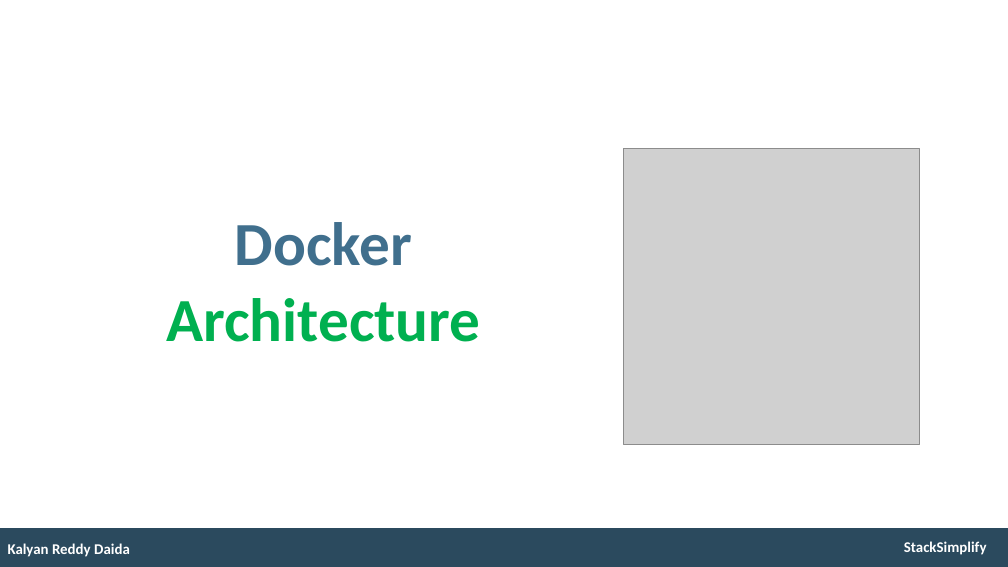
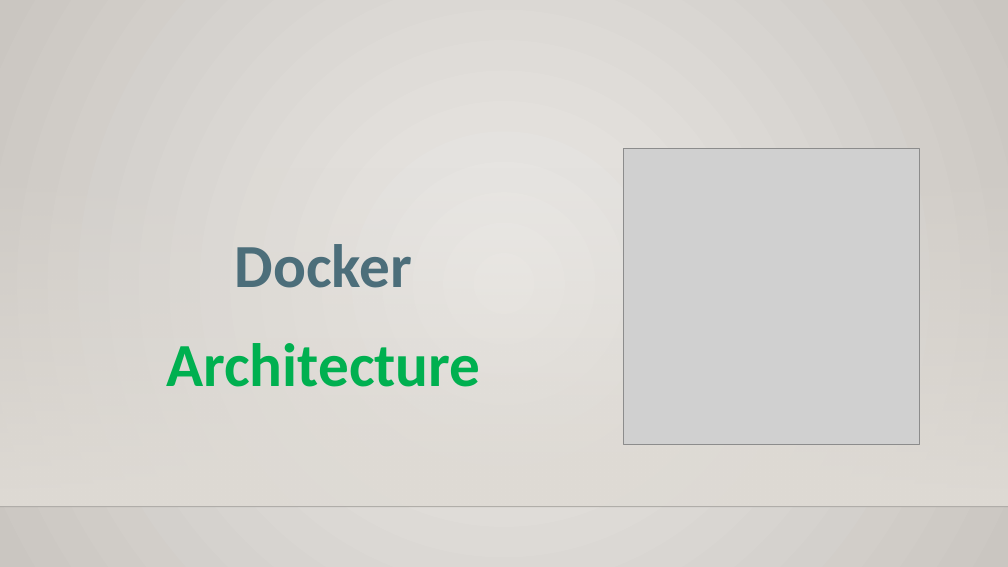
Before and after one commit to saikiranchalla1/learning-docker-kubernetes-on-azure-aks, a slide deck: slide 8 of 1_docker-fundamentals/otherfiles/presentation/Docker-Fundamentals-v1.pptx. Drawn at 1008x567 pixels with LibreOffice and Linux fonts; fonts in the diff are those of the drawing; grey boxes stand for pictures; background and template pictures are left out. Boxes give left, top, right and bottom in pixels: in the first picture for what was removed or moved away, otherwise in the second. Text is boxed around its words. In the diff, an @@ line names an element or a change of style, - is before the commit and + after.

```diff
--- a/1_docker-fundamentals/otherfiles/presentation/Docker-Fundamentals-v1.pptx
+++ b/1_docker-fundamentals/otherfiles/presentation/Docker-Fundamentals-v1.pptx
@@ background #FFFFFF to gradient #ECEAE7 to #CAC7C1 @@
@@ rectangle added at (0, 167, 1008, 507), fill gradient #DFDBD5 @@
@@ text "Docker" at (166, 244, 480, 387): text colour #406F8D to #4C6E7A in "Docker"; line spacing 0.9 to 1.2 @@
@@ line added from (0, 507) to (1008, 507), #000001 1 pt @@
@@ rectangle removed at (0, 528, 1008, 567) @@
@@ text removed at (8, 543, 130, 557) @@
-Kalyan Reddy Daida
@@ text removed at (904, 541, 987, 555) @@
-StackSimplify
```
Also in this commit, not shown: 10 other slides changed, 6 other files.
